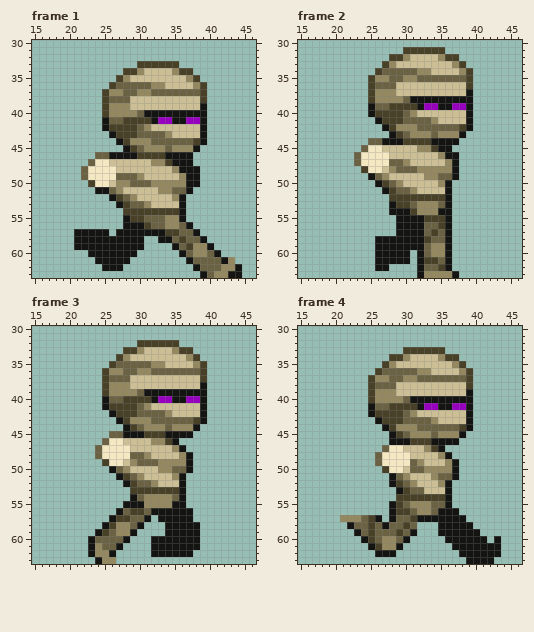
Edited in one commit: pixel-art file (Assets/Source/Pixel Crawler/Desert/Enemy/Mummy - Base/Run/Run.aseprite). The picture above was drawn from the file before the commit.
64x64 pixels, 6 frames. Shown: frame 1: x 15..46, y 30..63; frame 2: x 15..46, y 30..63; frame 3: x 15..46, y 30..63; frame 4: x 15..46, y 30..63. The commit also changed other frames, which this record leaves out.
New version:
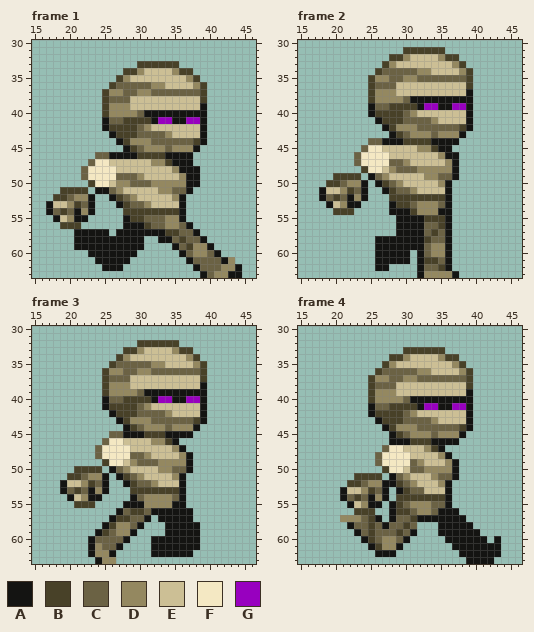
Palette (. is transparent): A #141412  B #484128  C #6b6244  D #948860  E #ccbf95  F #f4e8c3  G #9800bf
From old to new:
layer "Layer 6" added
--- frame 1, layer "Layer 6"
@@ x 15..25 @@
 50 ........BFF
-51 .........AA
-52 ...........
-53 ...........
-54 ...........
-55 ...........
-56 ...........
+51 ....BBBB.AA
+52 ...BBCDDA..
+53 ..AEEDBCA..
+54 ..ACBCADA..
+55 ...AEDAA...
+56 ....BBB....
 57 ......AAAAA
--- frame 2, layer "Layer 6"
@@ x 16..26 @@
 48 ........BFF
-49 .........AC
-50 ..........A
-51 ...........
-52 ...........
-53 ...........
-54 ...........
+49 ....BBBB.AC
+50 ...BBCDDA.A
+51 ..AEEDBCA..
+52 ..ACBCADA..
+53 ...AEDAA...
+54 ....BBB....
 55 ...........
--- frame 3, layer "Layer 6"
@@ x 17..27 @@
 49 ........BFF
-50 .........AC
-51 ..........A
-52 ...........
-53 ...........
-54 ...........
-55 ...........
+50 ....BBBB.AC
+51 ...BBCDDA.A
+52 ..AEEDBCA..
+53 ..ACBCADA..
+54 ...AEDAA...
+55 ....BBB....
 56 ..........A
--- frame 4, layer "Layer 6"
@@ x 19..29 @@
 50 ........BFF
-51 .........AC
-52 .........AB
-53 ..........A
-54 ..........B
-55 .........AB
-56 .........AB
+51 ....BBBB.AC
+52 ...BBCDDAAB
+53 ..AEEDBCA.A
+54 ..ACBCADA.B
+55 ...AEDAA.AB
+56 ....BBB..AB
 57 ..DDDCBA.AC
Pixel boxes of the changes (left, top, right, bottom) in both pictures:
added: (46, 187, 95, 229)
added: (319, 173, 368, 215)
added: (60, 466, 109, 508)
added: (340, 473, 389, 515)
